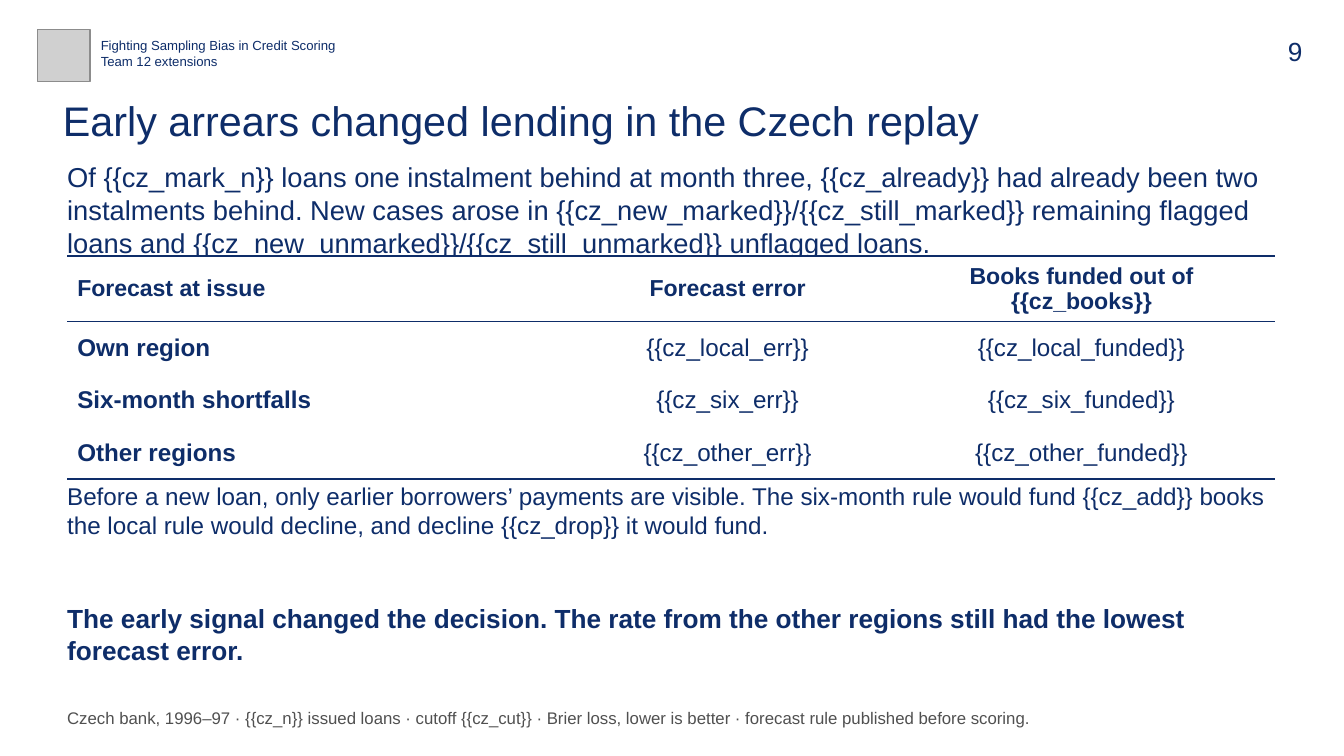
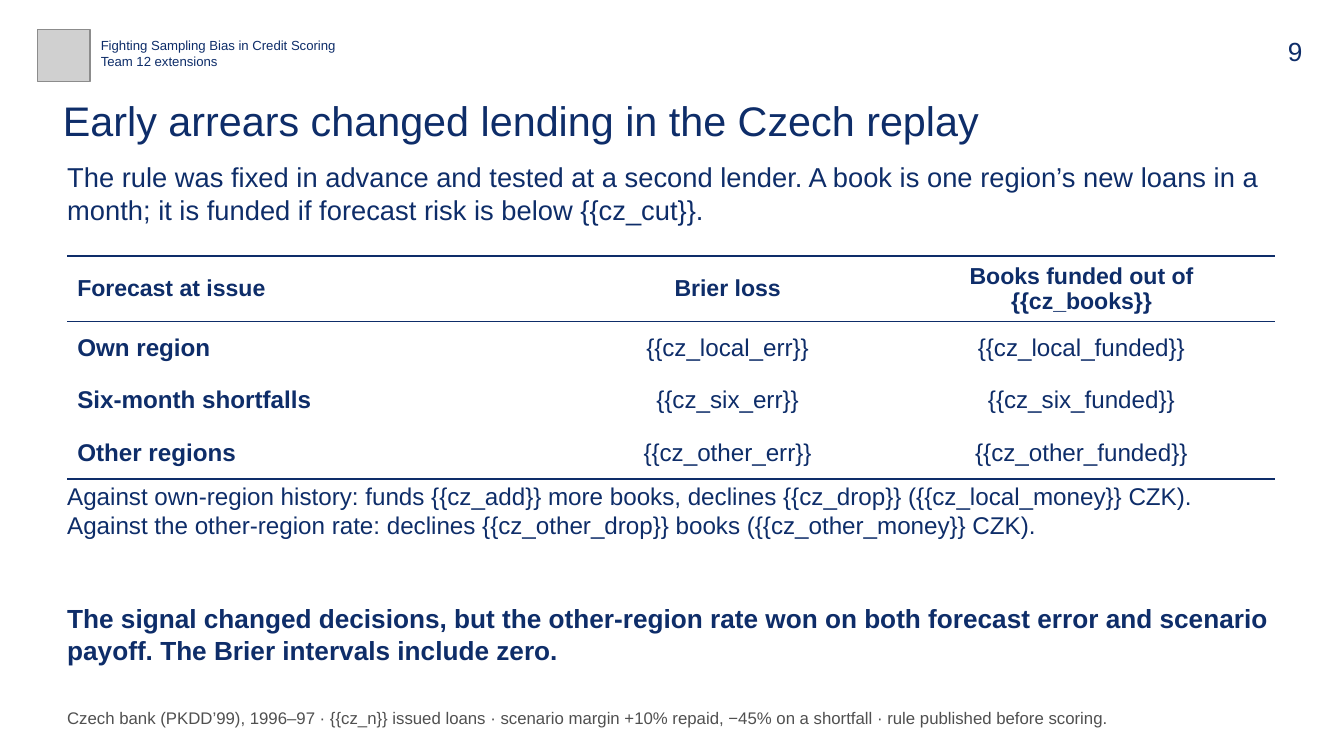
Before and after one commit to bigpurota/paper11, a slide deck: slide 9 of slides/talk-template.pptx. Drawn at 1344x756 pixels with LibreOffice and Linux fonts; fonts in the diff are those of the drawing; grey boxes stand for pictures. Boxes give left, top, right and bottom in pixels: in the first picture for what was removed or moved away, otherwise in the second. Text is boxed around its words. In the diff, an @@ line names an element or a change of style, - is before the commit and + after.

```diff
--- a/slides/talk-template.pptx
+++ b/slides/talk-template.pptx
@@ text at [67,167,1258,225]: text changed @@
-Of {{cz_mark_n}} loans one instalment behind at month three, {{cz_already}} had already been two instalments behind. New cases arose in {{cz_new_marked}}/{{cz_still_marked}} remaining flagged loans and {{cz_new_unmarked}}/{{cz_still_unmarked}} unflagged loans.
+The rule was fixed in advance and tested at a second lender. A book is one region’s new loans in a month; it is funded if forecast risk is below {{cz_cut}}.
@@ table at [68,256,1275,470] @@
-row 1, column 2: Forecast error
+row 1, column 2: Brier loss
@@ text at [67,487,1192,539]: text changed @@
-Before a new loan, only earlier borrowers’ payments are visible. The six-month rule would fund {{cz_add}} books the local rule would decline, and decline {{cz_drop}} it would fund.
+Against own-region history: funds {{cz_add}} more books, declines {{cz_drop}} ({{cz_local_money}} CZK).
+Against the other-region rate: declines {{cz_other_drop}} books ({{cz_other_money}} CZK).
@@ text at [67,609,1268,666]: text changed @@
-The early signal changed the decision. The rate from the other regions still had the lowest forecast error.
+The signal changed decisions, but the other-region rate won on both forecast error and scenario payoff. The Brier intervals include zero.
@@ text at [67,712,1108,728]: text changed @@
-Czech bank, 1996–97 · {{cz_n}} issued loans · cutoff {{cz_cut}} · Brier loss, lower is better · forecast rule published before scoring.
+Czech bank (PKDD’99), 1996–97 · {{cz_n}} issued loans · scenario margin +10% repaid, −45% on a shortfall · rule published before scoring.
```
Also in this commit, not shown: 6 other slides changed, 1 slide added, 13 other files.
